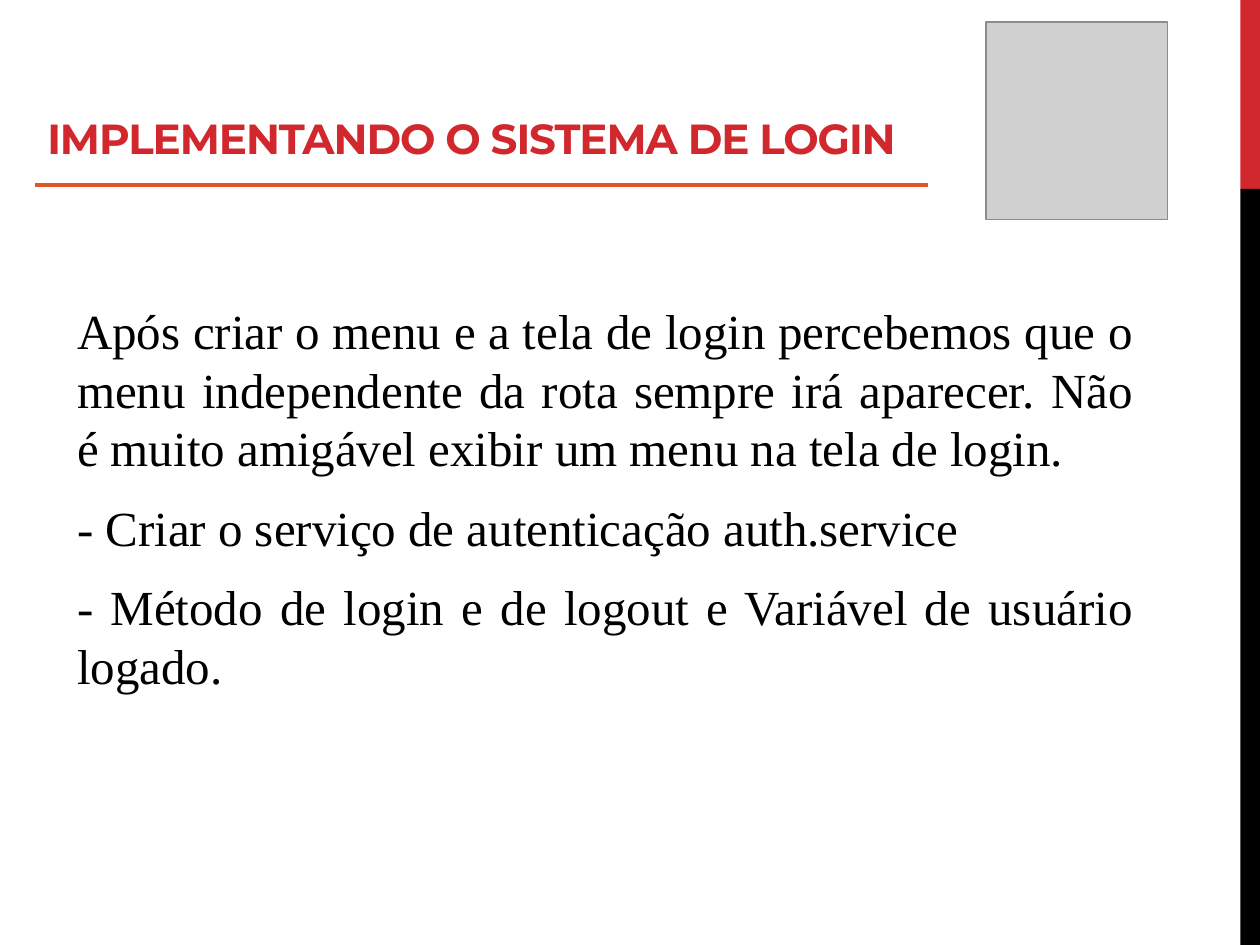
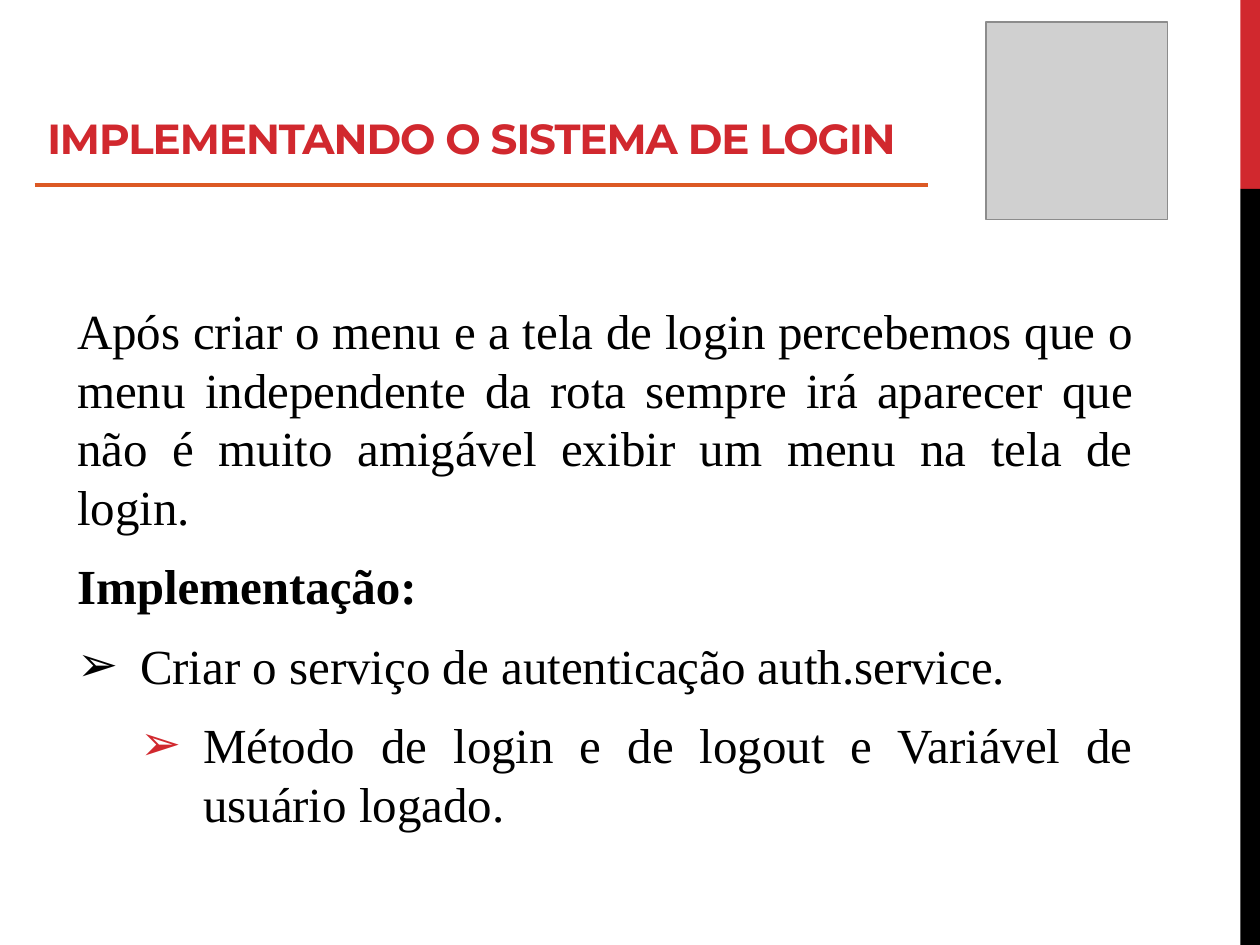
Before and after one commit to roney-amorim/workshop-angular, a slide deck: slide 30 of Módulo 2/Modulo 2.pptx. Drawn at 1260x945 pixels with LibreOffice and Linux fonts; fonts in the diff are those of the drawing; grey boxes stand for pictures. Boxes give left, top, right and bottom in pixels: in the first picture for what was removed or moved away, otherwise in the second. Text is boxed around its words. In the diff, an @@ line names an element or a change of style, - is before the commit and + after.

```diff
--- a/Módulo 2/Modulo 2.pptx
+++ b/Módulo 2/Modulo 2.pptx
@@ text at (x1=77, y1=315, x2=1133, y2=831): text changed @@
-Após criar o menu e a tela de login percebemos que o menu independente da rota sempre irá aparecer. Não é muito amigável exibir um menu na tela de login.
-- Criar o serviço de autenticação auth.service
-- Método de login e de logout e Variável de usuário logado.
+Após criar o menu e a tela de login percebemos que o menu independente da rota sempre irá aparecer que não é muito amigável exibir um menu na tela de login.
+Implementação:
+➢ Criar o serviço de autenticação auth.service.
+  ➢ Método de login e de logout e Variável de usuário logado.
```
Also in this commit, not shown: 15 other slides changed, 2 slides added, 2 slides removed, 7 other files.
